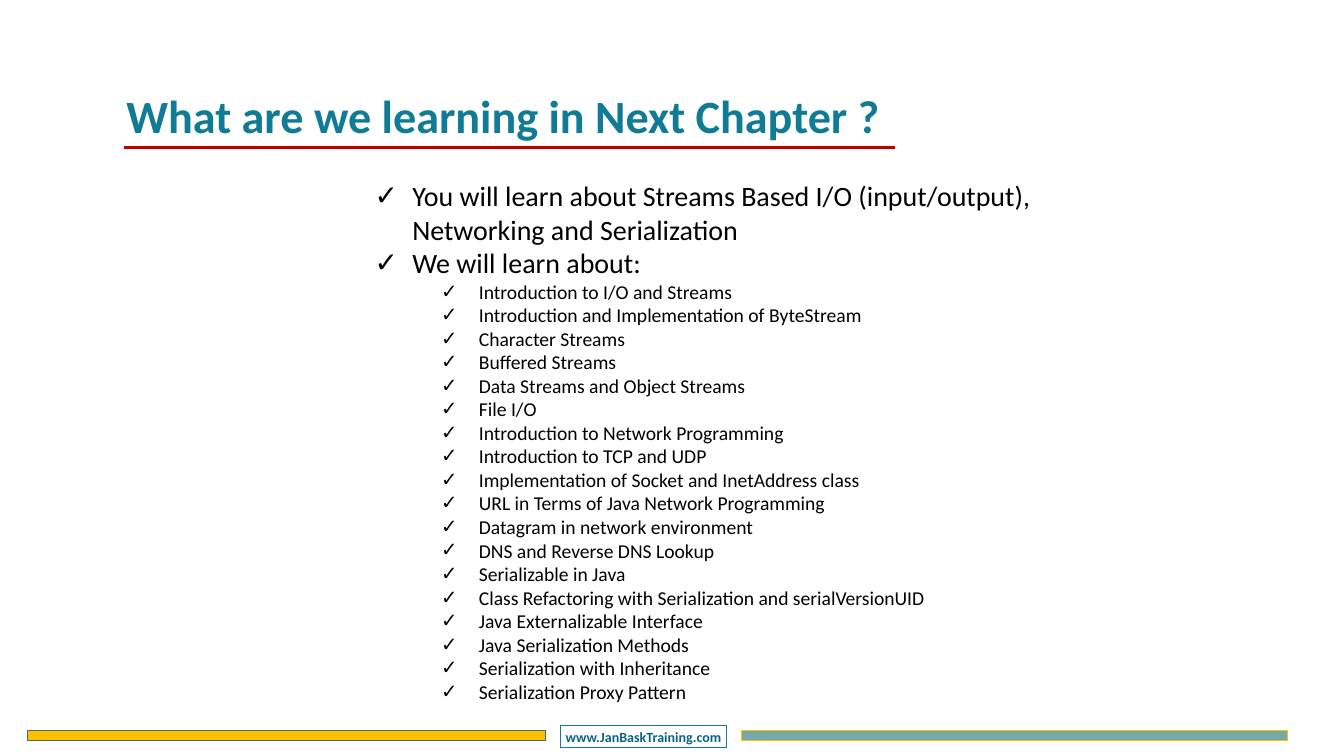
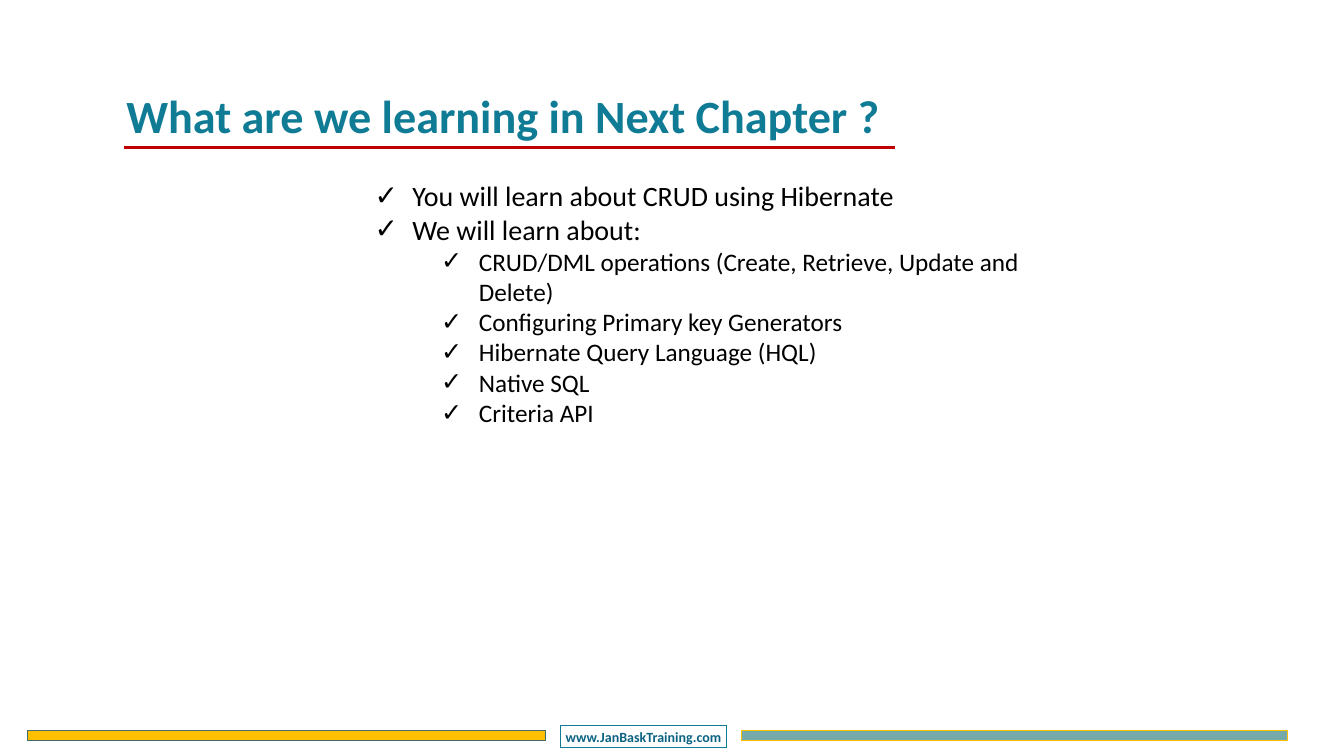
Before and after one commit to CompleteJavaTraining/J2EE, a slide deck: slide 29 of slides/HIBERNATE/HIBERNATE - Chapter2.pptx (slide 39 before the commit). Drawn at 1344x756 pixels with LibreOffice and Linux fonts; fonts in the diff are those of the drawing; background and template pictures are left out. Boxes give left, top, right and bottom in pixels: in the first picture for what was removed or moved away, otherwise in the second. Text is boxed around its words. In the diff, an @@ line names an element or a change of style, - is before the commit and + after.

Commit message:
finished chapter 4 for Hibernate

```diff
--- a/slides/HIBERNATE/HIBERNATE - Chapter2.pptx
+++ b/slides/HIBERNATE/HIBERNATE - Chapter2.pptx
@@ text at (412, 186, 894, 211): text changed @@
-    ✓ You will learn about Streams Based I/O (input/output), Networking and Serialization
+    ✓ You will learn about CRUD using Hibernate
@@ text at (479, 253, 1019, 423): text changed; size 28 to 36 pt @@
-      ✓ Introduction to I/O and Streams
-      ✓ Introduction and Implementation of ByteStream
-      ✓ Character Streams
-      ✓ Buffered Streams
-      ✓ Data Streams and Object Streams
-      ✓ File I/O
-      ✓ Introduction to Network Programming
-      ✓ Introduction to TCP and UDP
-      ✓ Implementation of Socket and InetAddress class
-      ✓ URL in Terms of Java Network Programming
-      ✓ Datagram in network environment
-      ✓ DNS and Reverse DNS Lookup
-      ✓ Serializable in Java
-      ✓ Class Refactoring with Serialization and serialVersionUID
-      ✓ Java Externalizable Interface
-      ✓ Java Serialization Methods
-      ✓ Serialization with Inheritance
-      ✓ Serialization Proxy Pattern
+      ✓ CRUD/DML operations (Create, Retrieve, Update and Delete)
+      ✓ Configuring Primary key Generators
+      ✓ Hibernate Query Language (HQL)
+      ✓ Native SQL
+      ✓ Criteria API
```
Also in this commit, not shown: 5 other slides changed, 23 slides added, 33 slides removed, 2 other files.
